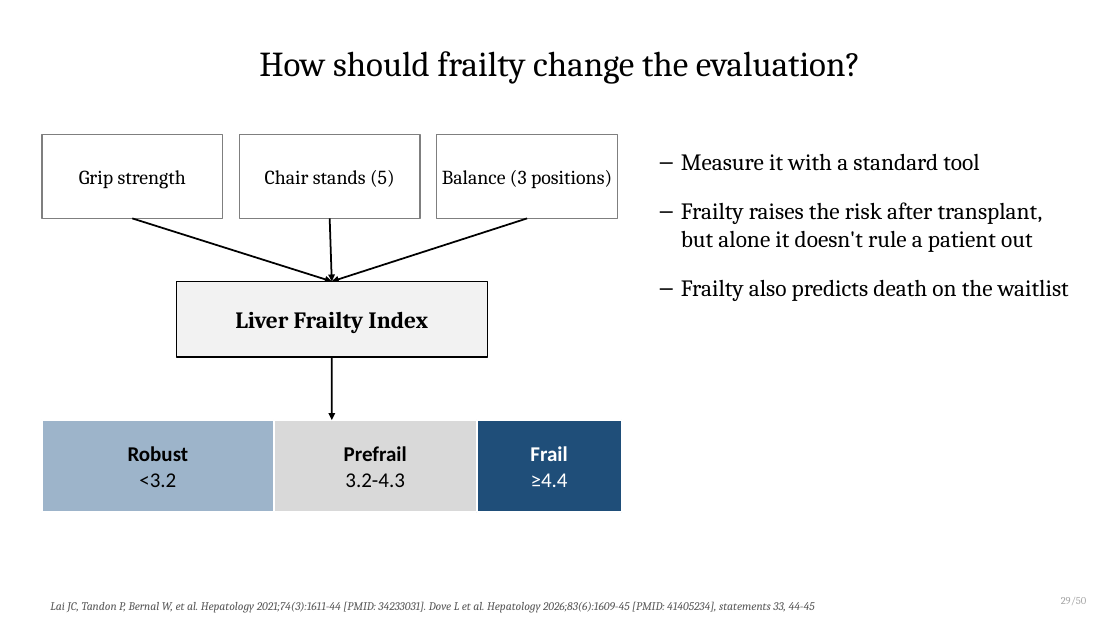
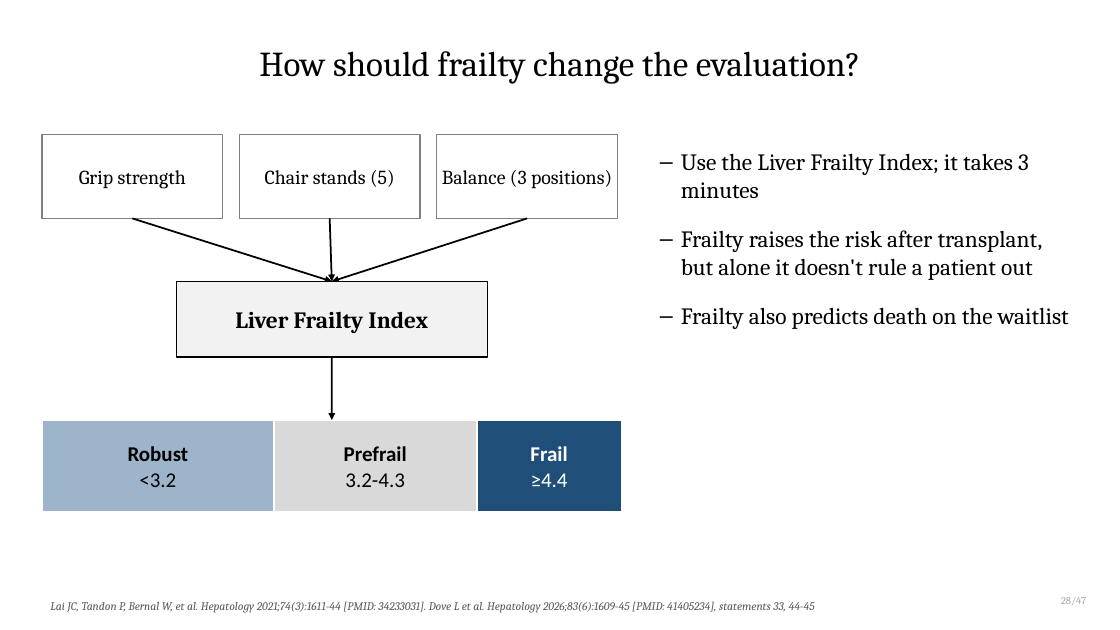
Before and after one commit to qaddodi/mohammad-almeqdadi-lectures, a slide deck: slide 30 of lectures/liver-transplant-grand-rounds-mmc-2026/Liver Transplantation When to Refer and Whats New.pptx (slide 31 before the commit). Drawn at 1120x630 pixels with LibreOffice and Linux fonts; fonts in the diff are those of the drawing. Boxes give left, top, right and bottom in pixels: in the first picture for what was removed or moved away, otherwise in the second. Text is boxed around its words. In the diff, an @@ line names an element or a change of style, - is before the commit and + after.

```diff
--- a/lectures/liver-transplant-grand-rounds-mmc-2026/Liver Transplantation When to Refer and Whats New.pptx
+++ b/lectures/liver-transplant-grand-rounds-mmc-2026/Liver Transplantation When to Refer and Whats New.pptx
@@ text at box(681, 153, 1029, 199): text changed @@
-– Measure it with a standard tool
+– Use the Liver Frailty Index; it takes 3 minutes
@@ text at box(1061, 597, 1086, 605): text changed @@
-29/50
+28/47
```
Also in this commit, not shown: 53 other slides changed, 2 slides added, 3 slides removed, 4 other files.
